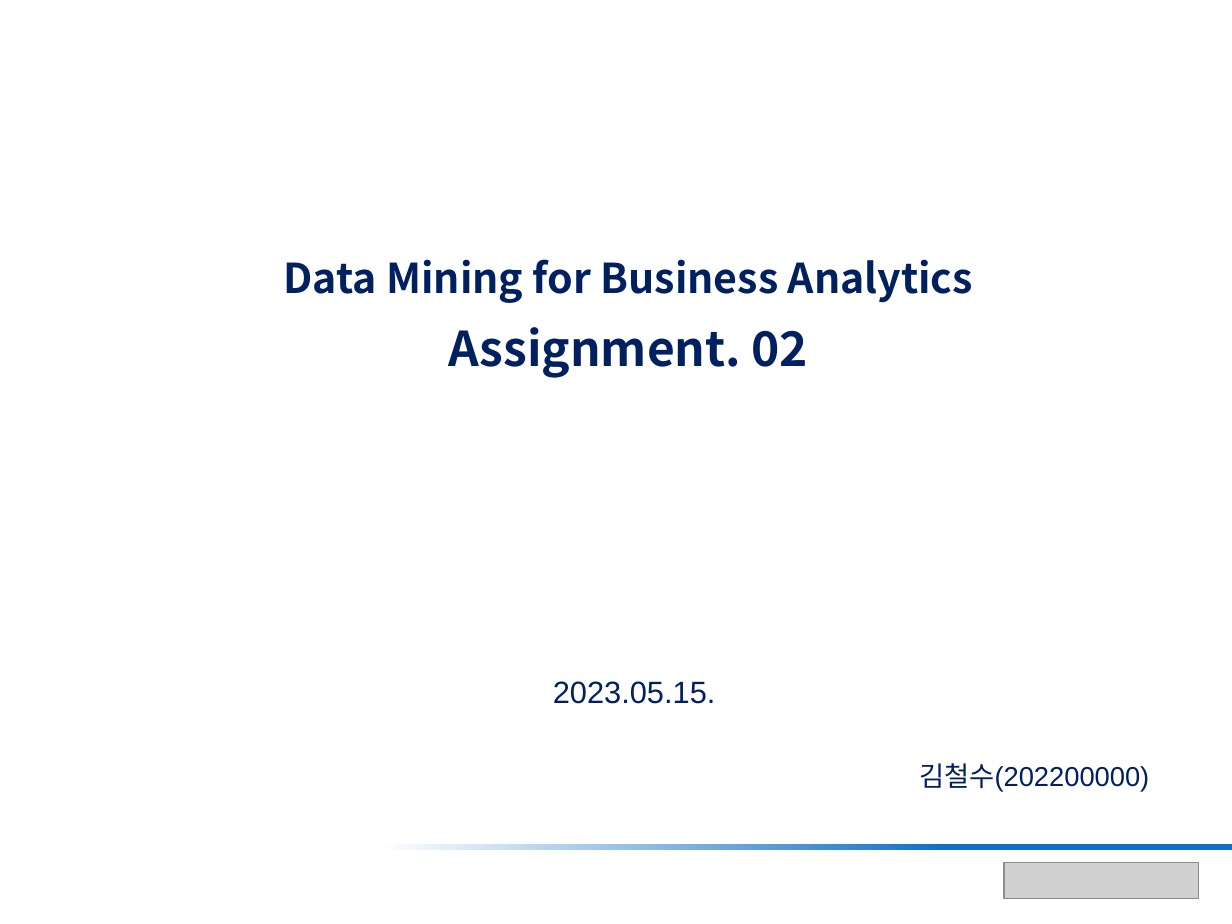
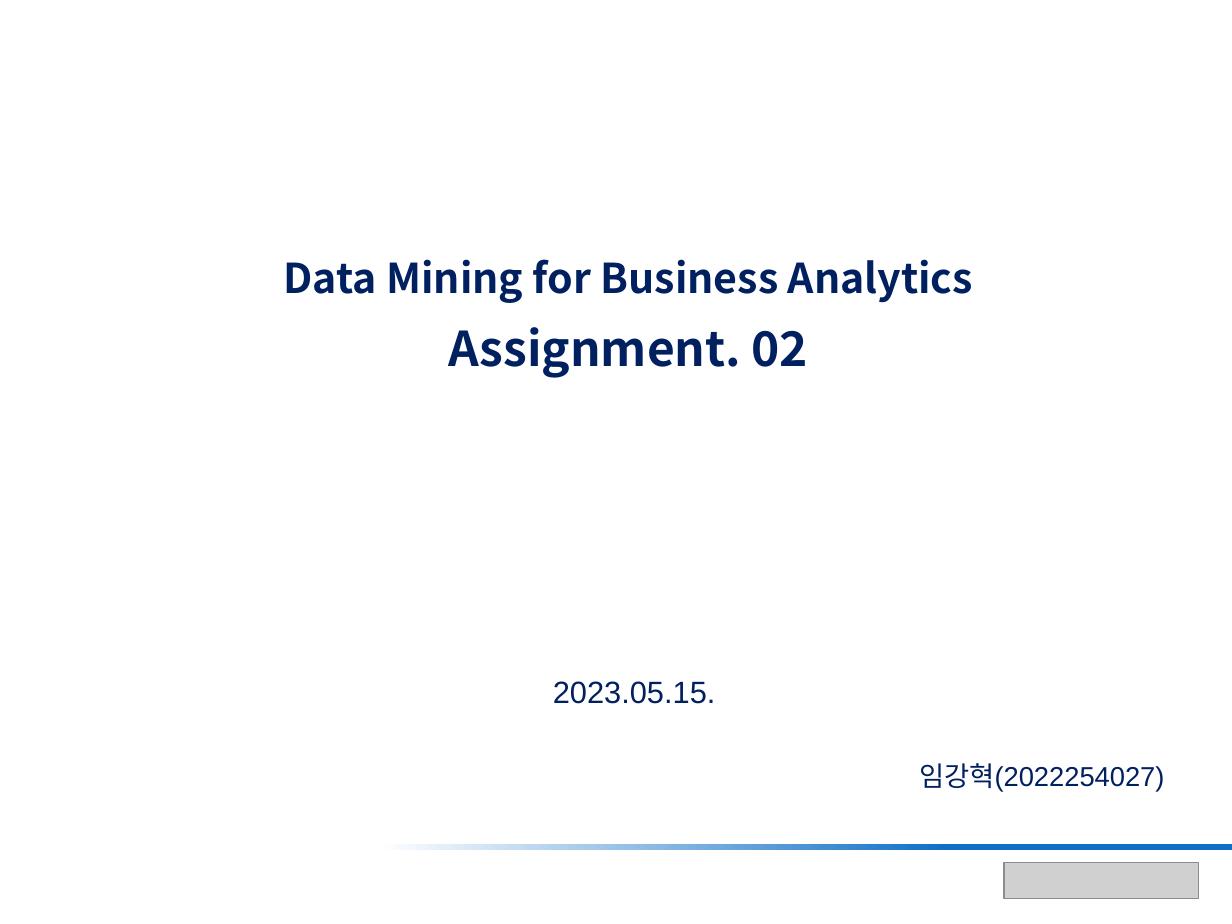
Before and after one commit to kanghyoukLim/TreeMethod_11week_DataMining, a slide deck: slide 1 of [데이터마이닝]_과제_02_20230515.pptx. Drawn at 1232x924 pixels with LibreOffice and Linux fonts; fonts in the diff are those of the drawing; grey boxes stand for pictures; background and template pictures are left out. Boxes give left, top, right and bottom in pixels: in the first picture for what was removed or moved away, otherwise in the second. Text is boxed around its words. In the diff, an @@ line names an element or a change of style, - is before the commit and + after.

```diff
--- a/[데이터마이닝]_과제_02_20230515.pptx
+++ b/[데이터마이닝]_과제_02_20230515.pptx
@@ text at box(919, 763, 1164, 792): text changed @@
-김철수(202200000)
+임강혁(2022254027)
```
Also in this commit, not shown: 1 other slide changed, 9 slides added, 1 slide removed.
